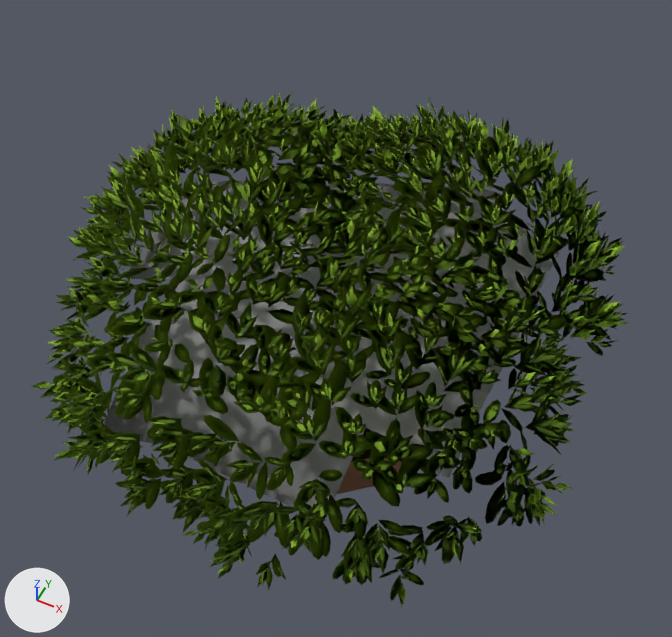
One commit to the glTF model public/assets/organisms/moss-tuft-1.glb: the scene before it, then after it.
Camera for both pictures: a camera (50 mm lens) standing at (0.564, -0.963, 1.28) and looking at (0.131, -0.097, 0.197). The axes (+X, +Y, +Z) are drawn at lower left. The lights are the same throughout. The picture after the commit comes second. Objects named as collision shapes, trigger or cutter boxes, shadow casters or lower levels of detail are left out. Vertices at exactly the same position are counted once.

Names of what the first picture shows: 'lod0'.
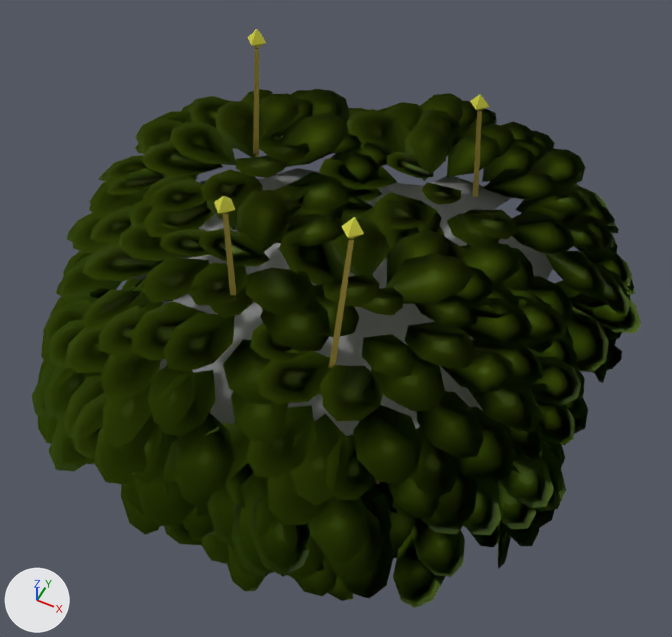
Pixel boxes (x1, y1, x2, y2) of what changed, in the pictures (672 x 637 px; the box of a moved part takes in the faces that stretch with it):
'lod0', reshaped (12% taller): before (31, 92, 627, 607); after (32, 29, 641, 608)
part 1 of me_lod0, moved or reshaped (not visible afterwards): before (171, 283, 402, 494)
part 2 of me_lod0, moved or reshaped: before (104, 174, 560, 522); after (131, 168, 553, 436)
part 3 of me_lod0, deleted (green): before (31, 92, 627, 607)
part 4 of me_lod0, built on: before (125, 261, 383, 560); after (32, 29, 641, 608)

Patch to the scene script:
```diff
--- a/public/assets/organisms/moss-tuft-1.glb.py
+++ b/public/assets/organisms/moss-tuft-1.glb.py
@@ me_lod0 @@
 # used by ob_lod0; location = (0.0, 0.0, 0.0)
-me_lod0.from_pydata(...)  # 25195 vertices, 21398 faces; spans x -0.409..0.55, y -0.514..0.486, z 0.0..0.414
+me_lod0.from_pydata(...)  # 3841 vertices, 3486 faces; spans x -0.41..0.559, y -0.508..0.492, z -0.013..0.591
+# me_lod0 part 1: the loose piece of 60 vertices spanning x -0.243..0.347, y -0.318..0.302, z 0.0..0.086 is scaled about its middle by 1.01
+# me_lod0 part 2: the loose piece of 34 vertices spanning x -0.26..0.389, y -0.389..0.389, z 0.091..0.226 is scaled about the mesh origin by 1.01
+# me_lod0 part 3: 3843 loose pieces with 25091 vertices, spanning x -0.409..0.55, y -0.514..0.486, z 0.058..0.414, are deleted
+# me_lod0 part 4: 8 vertices removed from x -0.135..0.357, y -0.438..-0.217, z 0.17..0.328; 3745 vertices added at x -0.41..0.559, y -0.508..0.492, z -0.013..0.591
 me_lod0.materials.append(mat_mossvertex)
```
